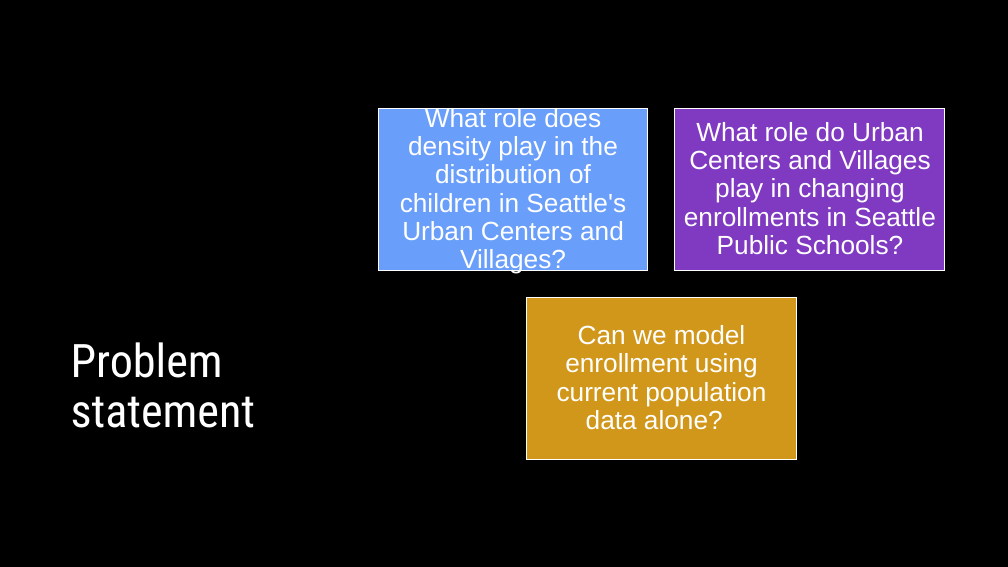
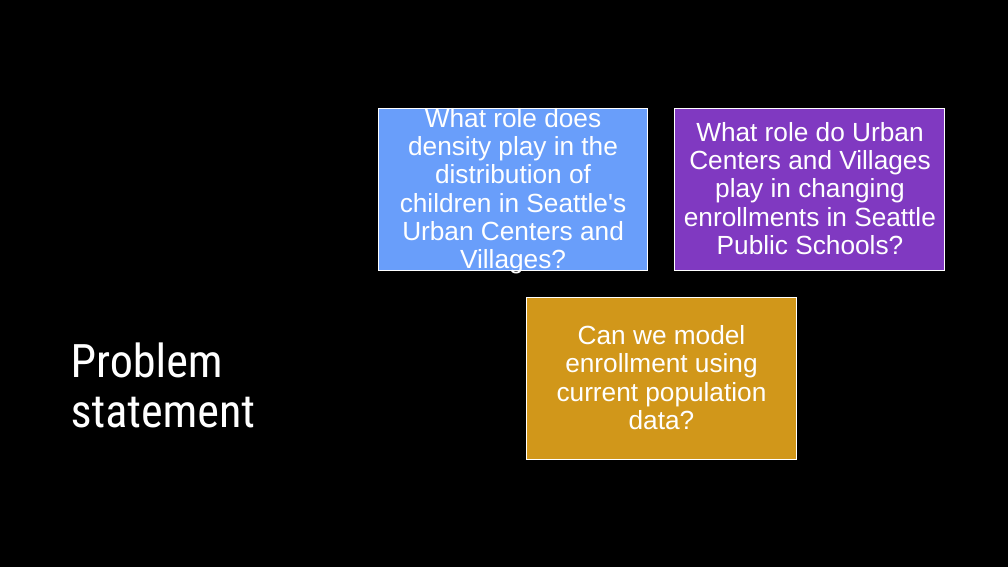
Before and after one commit to lauraminter/seattle-kids, a slide deck: slide 4 of assets/Seattle-kids-slides.pptx (slide 3 before the commit). Drawn at 1008x567 pixels with LibreOffice and Linux fonts; fonts in the diff are those of the drawing. Boxes give left, top, right and bottom in pixels: in the first picture for what was removed or moved away, otherwise in the second. Text is boxed around its words. In the diff, an @@ line names an element or a change of style, - is before the commit and + after.

```diff
--- a/assets/Seattle-kids-slides.pptx
+++ b/assets/Seattle-kids-slides.pptx
@@ text at (557,325,766,430): text changed @@
-Can we model enrollment using current population data alone?
+Can we model enrollment using current population data?
```
Also in this commit, not shown: 4 other slides changed, 1 slide added, 11 other files.
